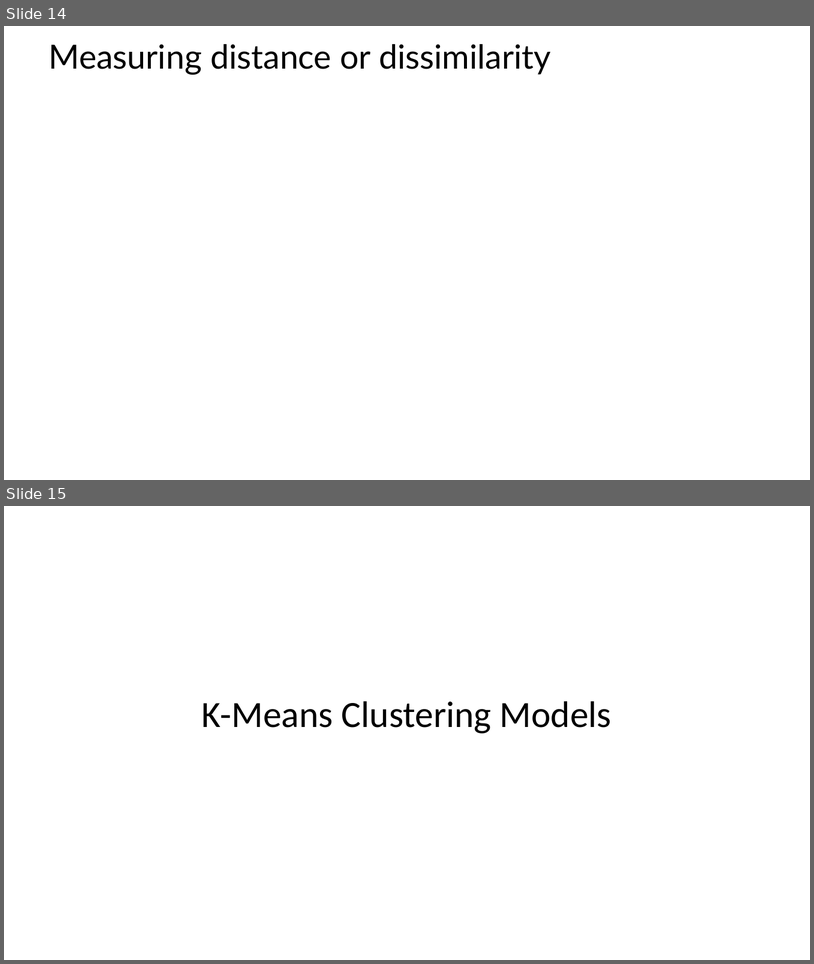
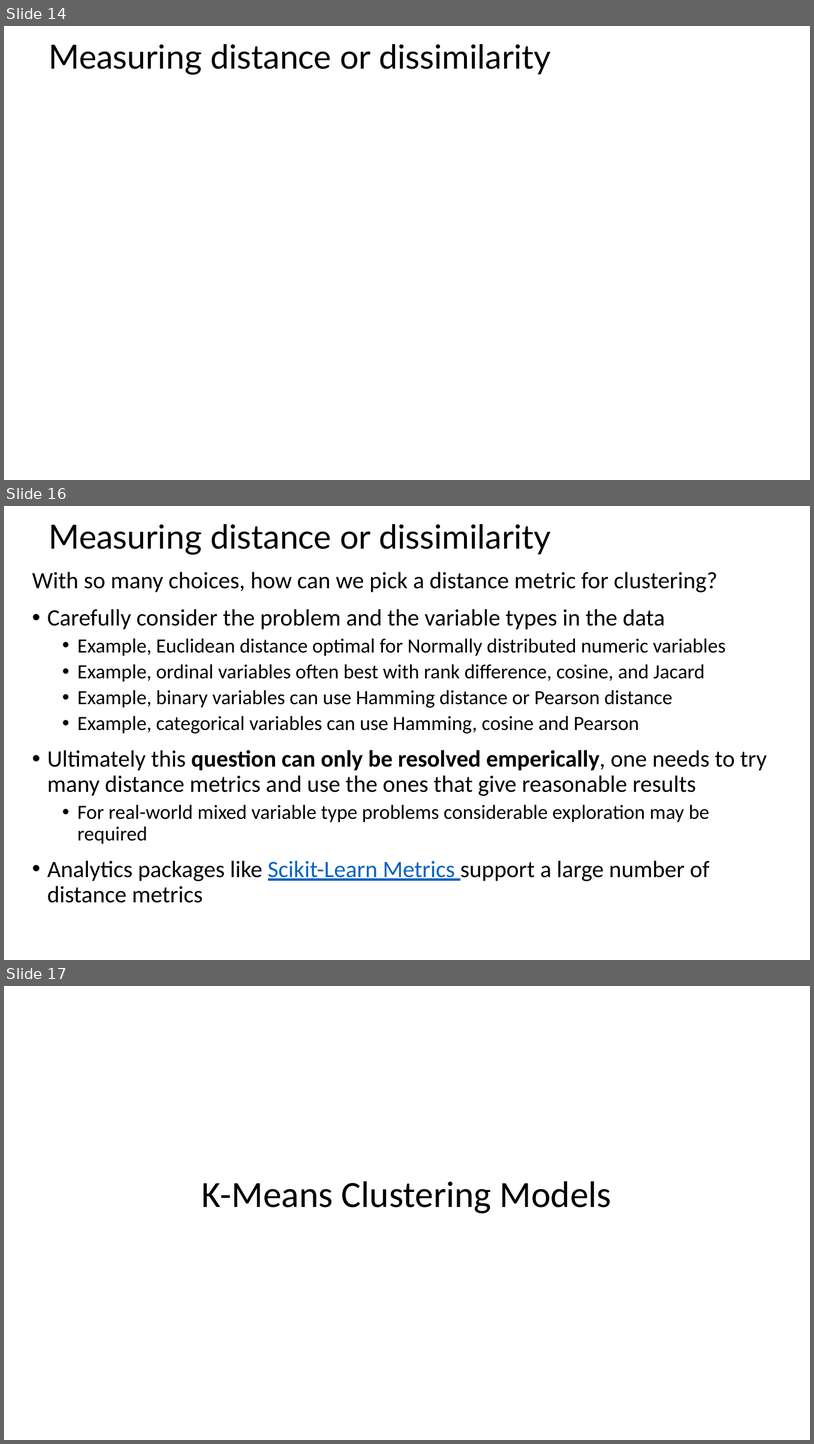
Before and after one commit to tenevian/Harvard-SSP-Data-Mining, a slide deck: slides/9_IntroductionToClustering_Part1.pptx. Shown one above the other, each under a label of ours: slides 14 and 15 before the commit, slides 14, 16 and 17 after it; the slides between them are not shown. The pictures are 814x964 and 814x1444 pixels, drawn with LibreOffice and Linux fonts; fonts in the diff are those of the drawing; grey boxes stand for pictures. Boxes give left, top, right and bottom in pixels: in the first picture for what was removed or moved away, otherwise in the second. Text is boxed around its words. In the diff, an @@ line names an element or a change of style, - is before the commit and + after.

```diff
--- a/slides/9_IntroductionToClustering_Part1.pptx
+++ b/slides/9_IntroductionToClustering_Part1.pptx
@@ slide 16 added at (4,506,810,960), background #FFFFFF @@
@@ title added at (48,524,551,555), 39.6 pt, text #000000 @@
+Measuring distance or dissimilarity
@@ text added at (32,571,768,903), 24 pt, text #000000 @@
+With so many choices, how can we pick a distance metric for clustering?
+• Carefully consider the problem and the variable types in the data
+  • Example, Euclidean distance optimal for Normally distributed numeric variables
+  • Example, ordinal variables often best with rank difference, cosine, and Jacard
+  • Example, binary variables can use Hamming distance or Pearson distance
+  • Example, categorical variables can use Hamming, cosine and Pearson
+• Ultimately this question can only be resolved emperically, one needs to try many distance metrics and use the ones that give reasonable results
+  • For real-world mixed variable type problems considerable exploration may be required
+• Analytics packages like Scikit-Learn Metrics support a large number of distance metrics
@@ what was slide 15 is now slide 17 @@
```
Also in this commit, not shown: 6 slides changed, 1 other slide added.
